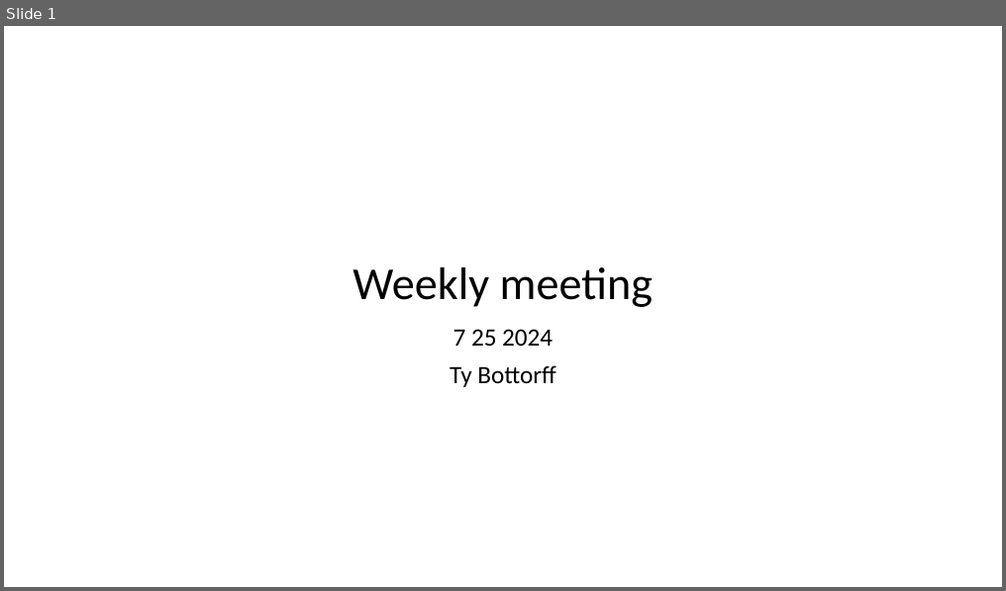
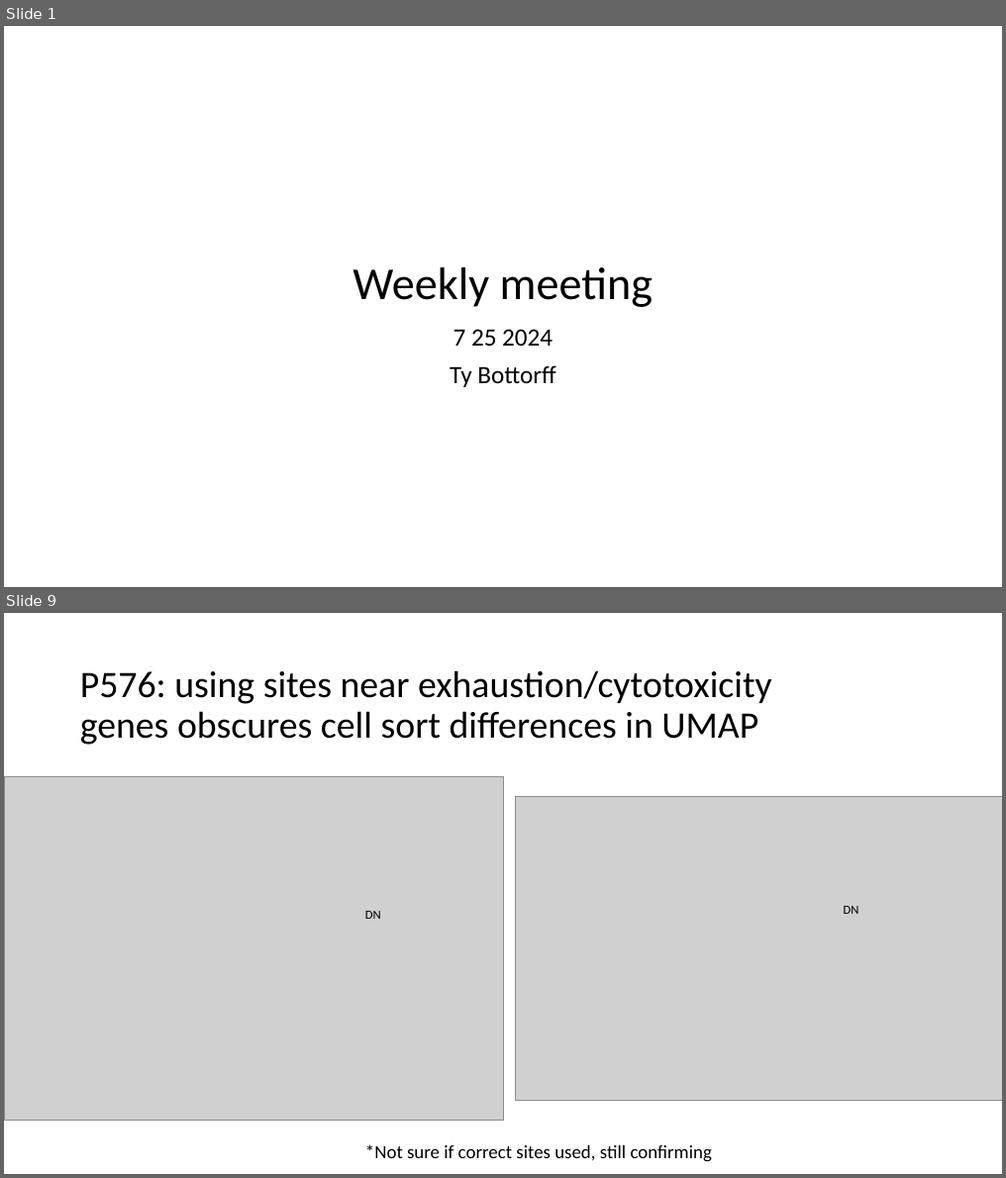
Before and after one commit to tybottorff/bottorffdocs, a slide deck: presentations/weekly_meetings/7_25_24.pptx. Shown one above the other, each under a label of ours: slide 1 before the commit, slides 1 and 9 after it; the slides between them are not shown. The pictures are 1006x591 and 1006x1178 pixels, drawn with LibreOffice and Linux fonts; fonts in the diff are those of the drawing; grey boxes stand for pictures. Boxes give left, top, right and bottom in pixels: in the first picture for what was removed or moved away, otherwise in the second. Text is boxed around its words. In the diff, an @@ line names an element or a change of style, - is before the commit and + after.

```diff
--- a/presentations/weekly_meetings/7_25_24.pptx
+++ b/presentations/weekly_meetings/7_25_24.pptx
@@ slide 9 added at (x1=4, y1=613, x2=1002, y2=1174), background #FFFFFF @@
@@ title added at (x1=80, y1=670, x2=772, y2=745), 36 pt, text #000000 @@
+P576: using sites near exhaustion/cytotoxicity genes obscures cell sort differences in UMAP
@@ picture added at (x1=4, y1=777, x2=503, y2=1121) @@
@@ picture added at (x1=516, y1=796, x2=1002, y2=1101) @@
@@ text added at (x1=844, y1=906, x2=859, y2=914), 12 pt, text #000000 @@
+DN
@@ text added at (x1=365, y1=911, x2=381, y2=919), 12 pt, text #000000 @@
+DN
@@ text added at (x1=365, y1=1145, x2=712, y2=1162), 18 pt, text #000000 @@
+*Not sure if correct sites used, still confirming
```
Also in this commit, not shown: 2 slides changed, 7 other slides added, 4 slides removed.
